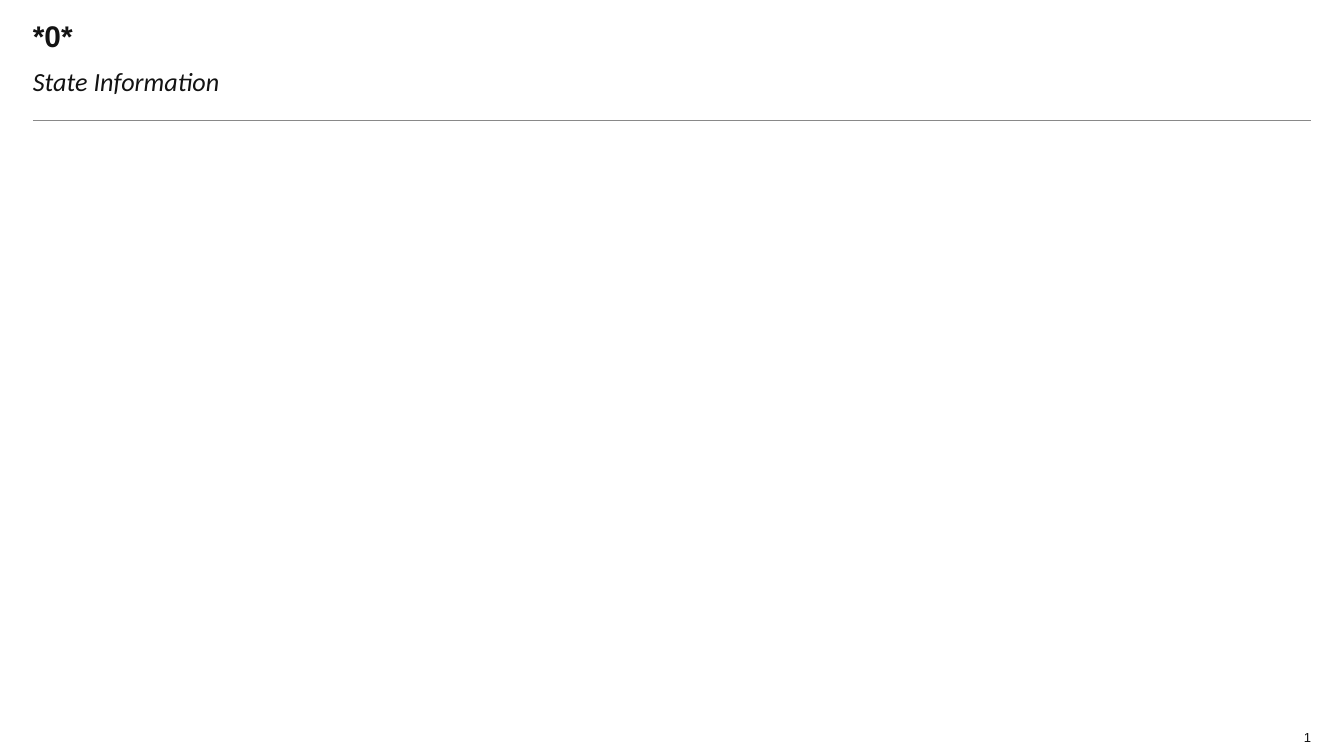
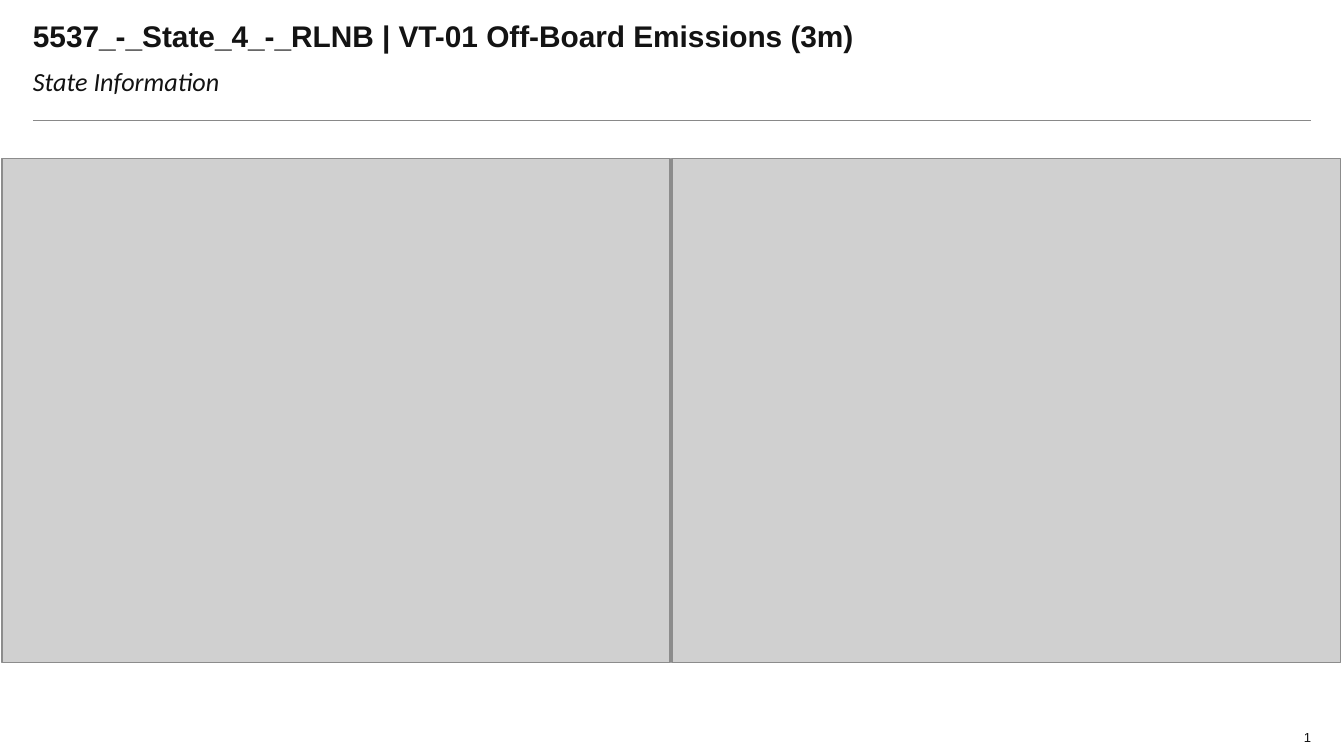
Before and after one commit to Laurapaws/graphGrabber, a slide deck: slide 1 of newDeck.pptx. Drawn at 1344x756 pixels with LibreOffice and Linux fonts; fonts in the diff are those of the drawing; grey boxes stand for pictures; background and template pictures are left out. Boxes give left, top, right and bottom in pixels: in the first picture for what was removed or moved away, otherwise in the second. Text is boxed around its words. In the diff, an @@ line names an element or a change of style, - is before the commit and + after.

```diff
--- a/newDeck.pptx
+++ b/newDeck.pptx
@@ title at (33, 25, 854, 52): text changed @@
-*0*
+5537_-_State_4_-_RLNB | VT-01 Off-Board Emissions (3m)
@@ picture added at (1, 159, 669, 663) @@
@@ picture added at (672, 159, 1340, 663) @@
```
Also in this commit, not shown: 8 other slides changed, 1 other file.
